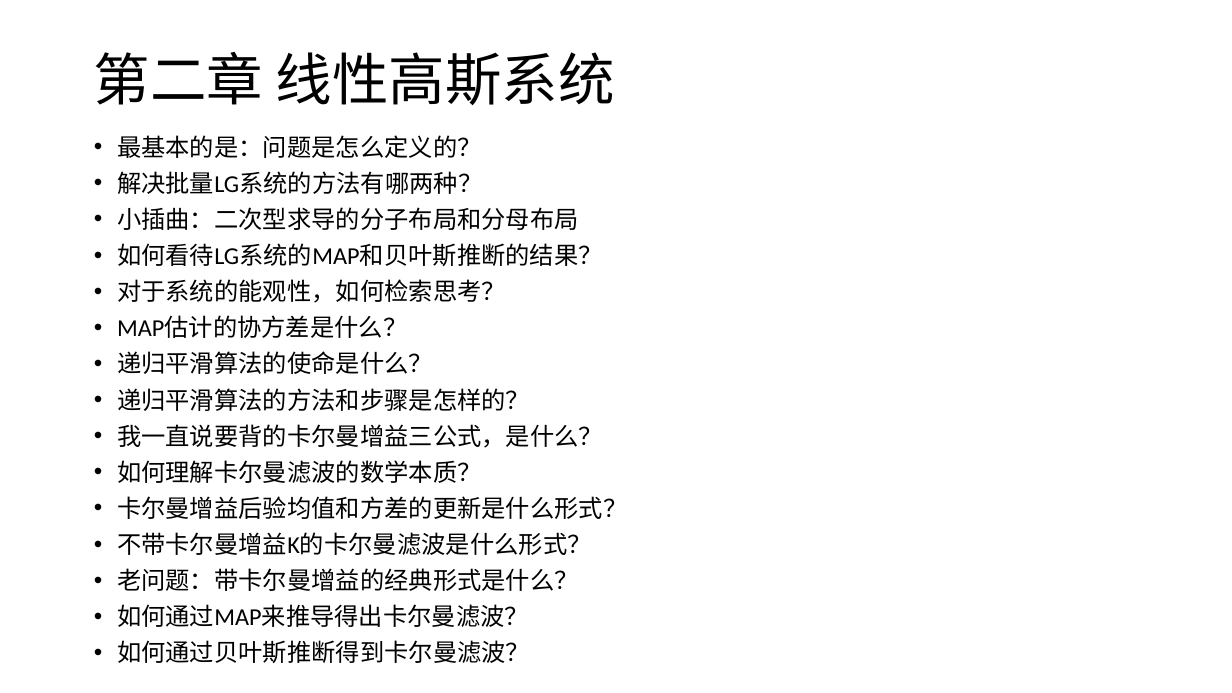
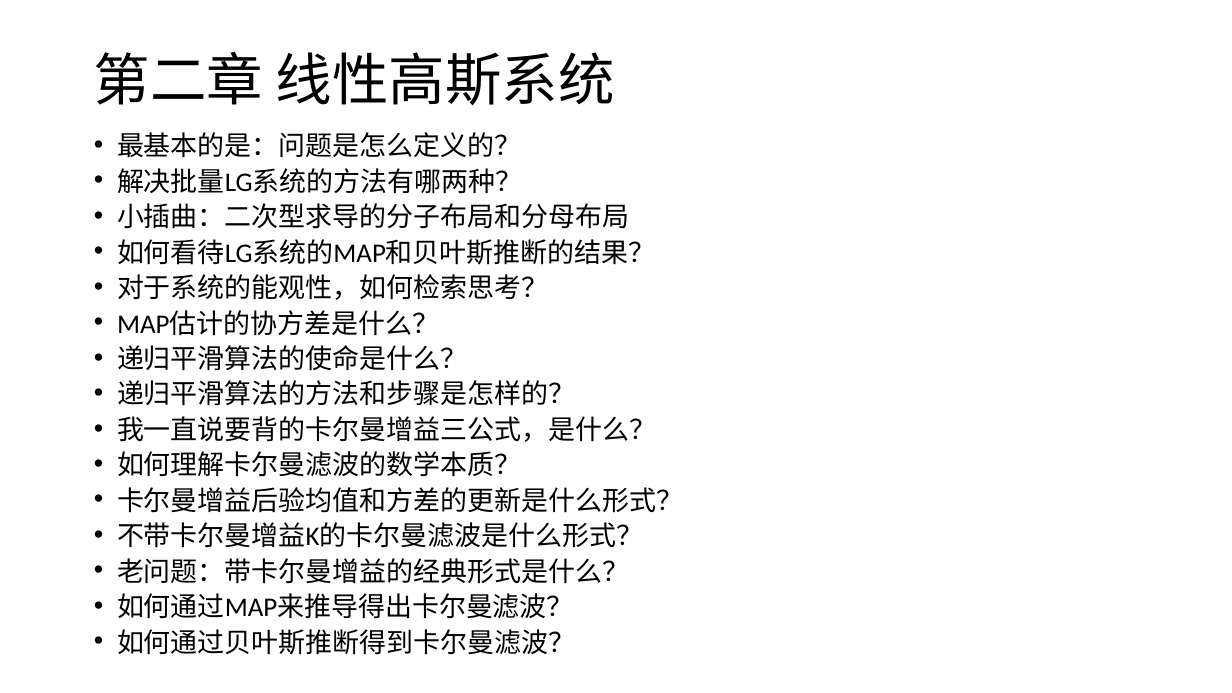
Before and after one commit to CR7dongfeng/State-Estimation, a slide deck: slide 20 of 问题检索清单.pptx. Drawn at 1232x693 pixels with LibreOffice and Linux fonts; fonts in the diff are those of the drawing. Boxes give left, top, right and bottom in pixels: in the first picture for what was removed or moved away, otherwise in the second. Text is boxed around its words. In the diff, an @@ line names an element or a change of style, - is before the commit and + after.

```diff
--- a/问题检索清单.pptx
+++ b/问题检索清单.pptx
@@ text "最基本的是：问题是怎么定义的？" at [117, 132, 683, 655]: size 18.9 to 21 pt; line spacing 0.8 to 0.7 @@
```
Also in this commit, not shown: 3 other slides changed, 14 slides added, 1 slide removed.
